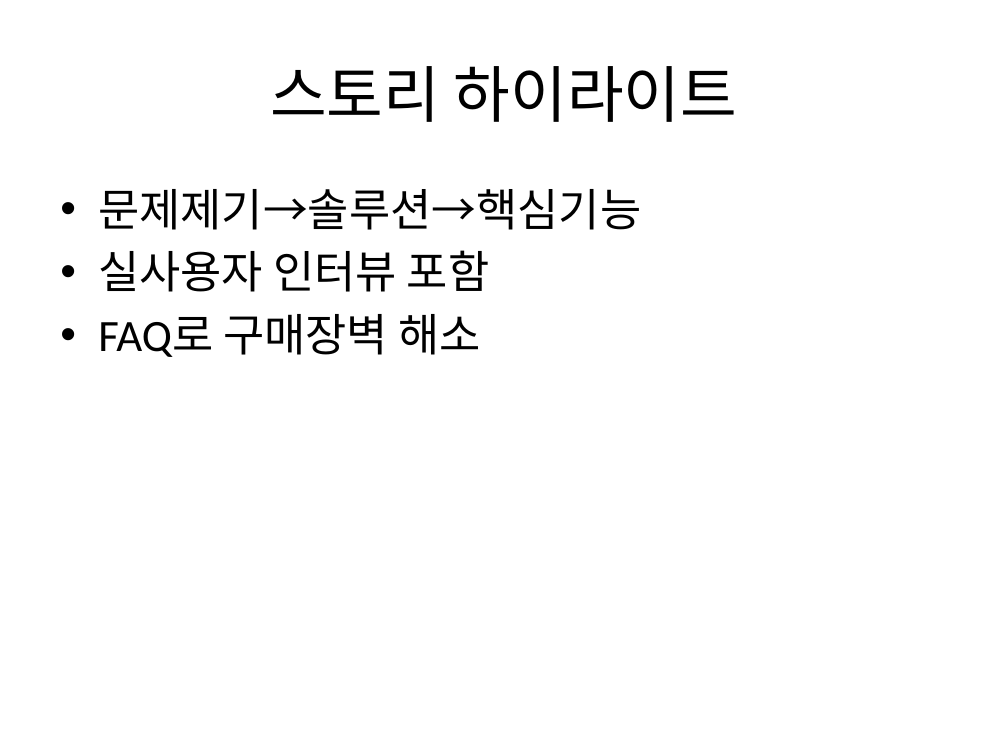
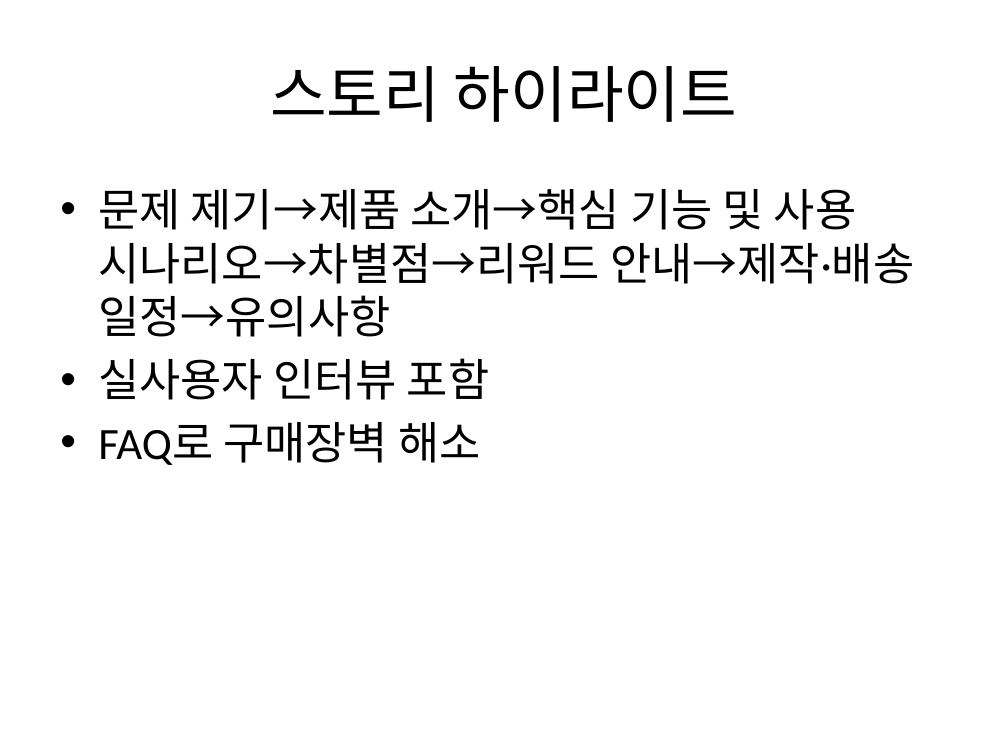
Before and after one commit to Abraxaspark91/n8n_termpjt, a slide deck: slide 7 of scenarios/S08_wadiz_product_launch/deliverables/와디즈_펀딩페이지_덱.pptx. Drawn at 1008x756 pixels with LibreOffice and Linux fonts; fonts in the diff are those of the drawing. Boxes give left, top, right and bottom in pixels: in the first picture for what was removed or moved away, otherwise in the second. Text is boxed around its words. In the diff, an @@ line names an element or a change of style, - is before the commit and + after.

```diff
--- a/scenarios/S08_wadiz_product_launch/deliverables/와디즈_펀딩페이지_덱.pptx
+++ b/scenarios/S08_wadiz_product_launch/deliverables/와디즈_펀딩페이지_덱.pptx
@@ text at (98, 189, 914, 337): text changed @@
-• 문제제기→솔루션→핵심기능
+• 문제 제기→제품 소개→핵심 기능 및 사용 시나리오→차별점→리워드 안내→제작·배송 일정→유의사항
```
Also in this commit, not shown: 1 slide added, 8 other files.
